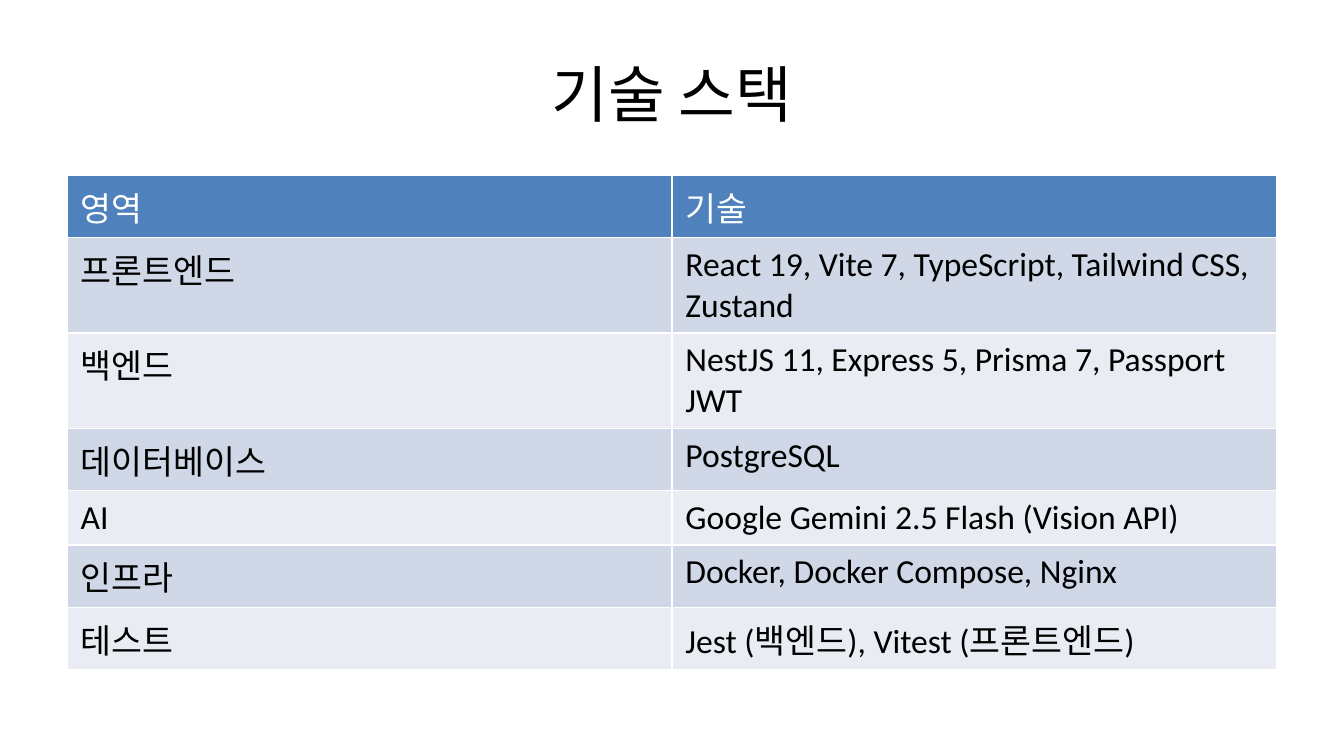
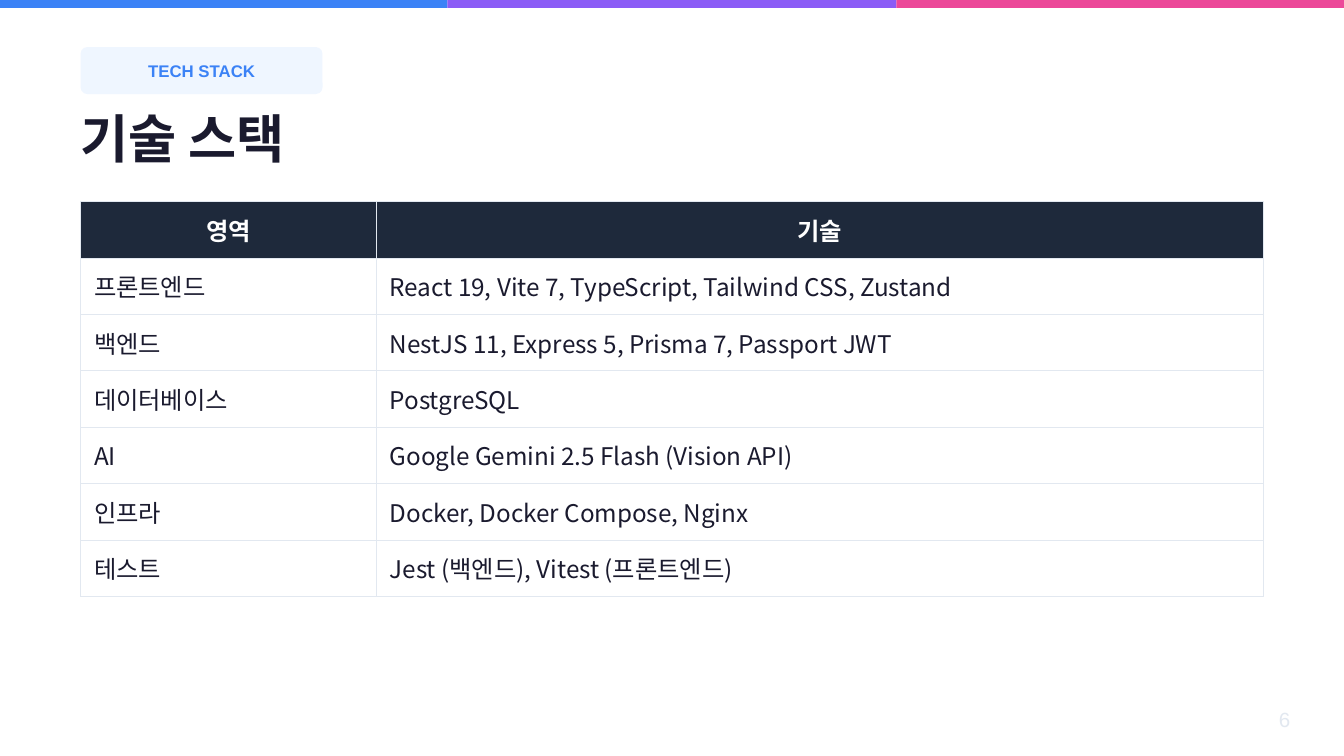
Before and after one commit to shinysky73/ai-worker, a slide deck: slide 6 of docs/REPORT_SLIDES.pptx (slide 7 before the commit). Drawn at 1344x756 pixels with LibreOffice and Linux fonts; fonts in the diff are those of the drawing. Boxes give left, top, right and bottom in pixels: in the first picture for what was removed or moved away, otherwise in the second. Text is boxed around its words. In the diff, an @@ line names an element or a change of style, - is before the commit and + after.

```diff
--- a/docs/REPORT_SLIDES.pptx
+++ b/docs/REPORT_SLIDES.pptx
@@ rectangle added at (0,0,448,8), fill #3B82F6 @@
@@ rectangle added at (448,0,896,8), fill #8B5CF6 @@
@@ rectangle added at (896,0,1344,8), fill #EC4899 @@
@@ rounded rectangle added at (81,47,323,94), fill #EFF6FF @@
@@ text added at (148,65,255,77), 9 pt, text #3B82F6, bold @@
+TECH STACK
@@ text "기술 스택": place and size @@
-text "기술 스택" at (552,66,792,122)
+text "기술 스택" at (81,114,284,163)
@@ text "기술 스택" at (81,114,284,163): size 33 to 28 pt, font Calibri to Noto Sans CJK KR, text colour #000000 to #1A1A2E, bold on; alignment centre to left @@
@@ table at (81,202,1263,597) @@
@@ fill #4F81BD to #1E293B in row 1 @@
@@ fill #D0D8E8 to none in 6 cells @@
@@ fill #E9EDF4 to none in 6 cells @@
@@ size 18 to 13 pt, font Calibri to Noto Sans CJK KR, text colour #000000 to #1A1A2E @@
@@ bold on in "영역", "기술" @@
@@ alignment left to centre @@
@@ borders changed @@
@@ table: place and size @@
-table at (67,176,1277,675)
+table at (81,202,1263,597)
```
Also in this commit, not shown: 15 other slides changed, 2 slides added, 1 slide removed, 1 other file.
